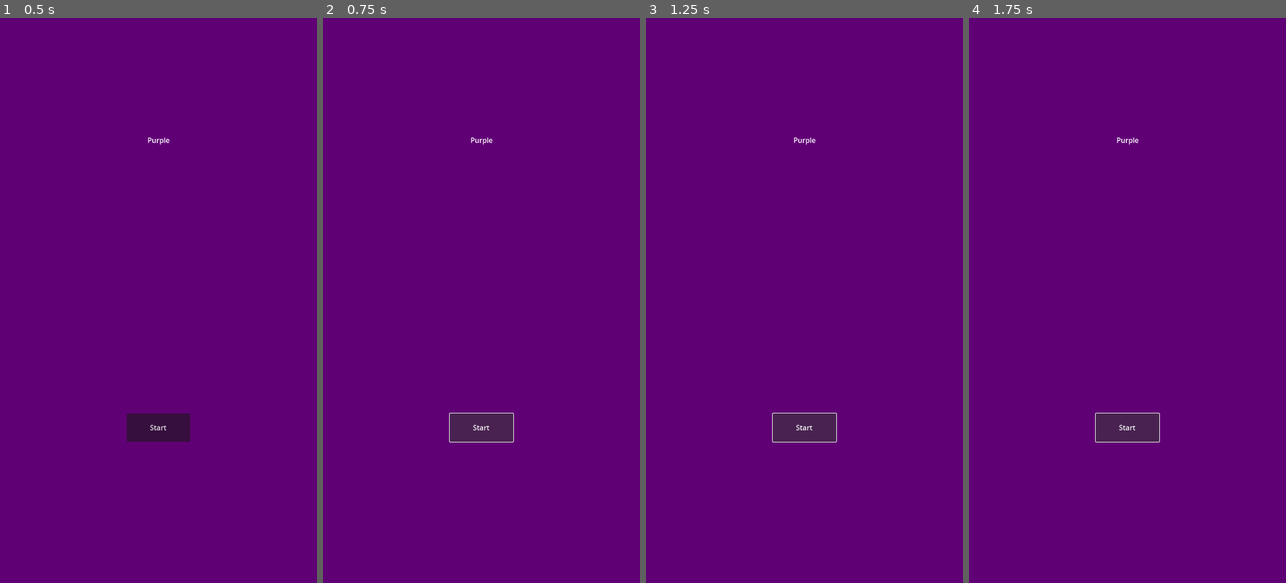
Above: before the commit, frames 1-4 (left to right).
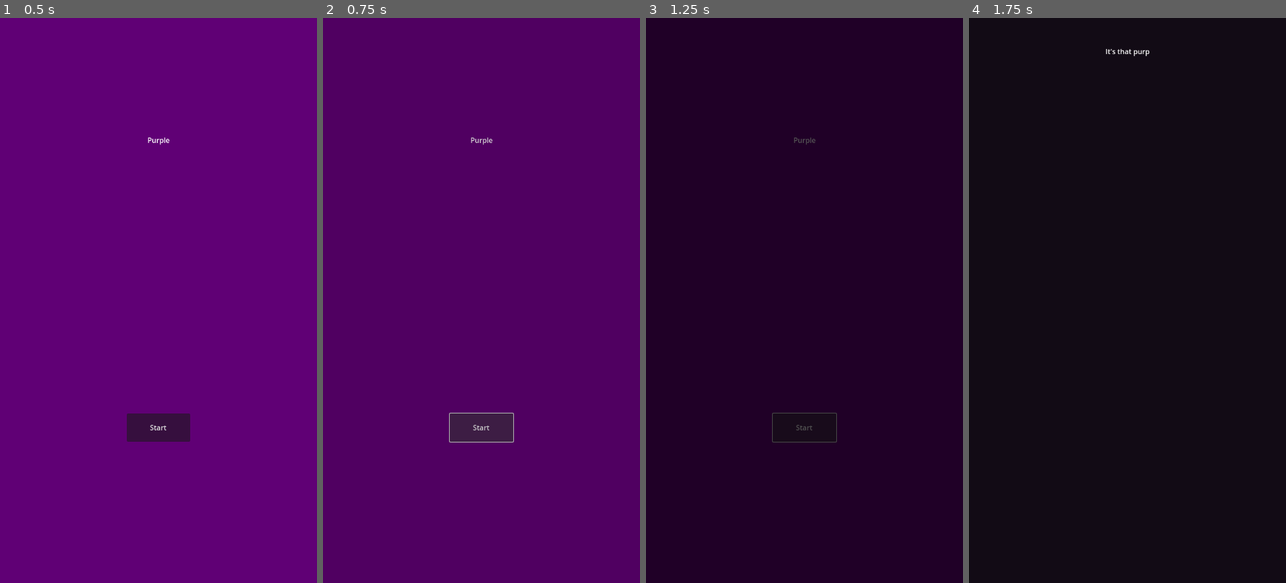
Above: after the commit, the same moments.

Repository: TheFait/purple
Game: Godot game, scene res://scenes/start_screen.tscn
The game is run twice, just before and just after one commit, with the same random seed, the same clock (stepped at 60 frames per second) and the same inputs.
Inputs:
- Up to frame 1 (0.5 s): no input
- Up to frame 2 (0.75 s): click "Start" at 0.5 s
- Up to frame 3 (1.25 s): no input
- Up to frame 4 (1.75 s): click "Start" at 1.25 s

Frame 1 is identical in both runs. In frame 2, 0.1% of the frame differs, in the area x 39-61%, y 21-76%; in frame 3, 100%, in the area x 0-100%, y 0-100%; in frame 4, 100%.

Commit message:
adds game scene with UI, level transition, and fade to black effect

Diff:
--- /dev/null
+++ b/globals/level_transition.gd
@@ -0,0 +1,13 @@
+extends CanvasLayer
+
+func _ready():
+	$ColorRect.modulate = Color("00000000")
+
+func change_scene(target: String) -> void:
+	#$AnimationPlayer.play("fade_to_black")
+
+	# wait for some event to finish first
+	#await $AnimationPlayer.animation_finished
+
+	get_tree().change_scene_to_file(target)
+	$AnimationPlayer.play_backwards("fade_to_black")
--- /dev/null
+++ b/globals/level_transition.tscn
@@ -0,0 +1,40 @@
+[gd_scene load_steps=4 format=3 uid="uid://cdlt5qd4vn408"]
+
+[ext_resource type="Script" path="res://globals/level_transition.gd" id="1_gmqgg"]
+
+[sub_resource type="Animation" id="Animation_wae3a"]
+resource_name = "fade_to_black"
+tracks/0/type = "value"
+tracks/0/imported = false
+tracks/0/enabled = true
+tracks/0/path = NodePath("ColorRect:modulate")
+tracks/0/interp = 1
+tracks/0/loop_wrap = true
+tracks/0/keys = {
+"times": PackedFloat32Array(0, 1),
+"transitions": PackedFloat32Array(1, 1),
+"update": 0,
+"values": [Color(0, 0, 0, 0), Color(0, 0, 0, 1)]
+}
+
+[sub_resource type="AnimationLibrary" id="AnimationLibrary_45n5o"]
+_data = {
+"fade_to_black": SubResource("Animation_wae3a")
+}
+
+[node name="LevelTransition" type="CanvasLayer"]
+script = ExtResource("1_gmqgg")
+
+[node name="ColorRect" type="ColorRect" parent="."]
+modulate = Color(0, 0, 0, 1)
+anchors_preset = 15
+anchor_right = 1.0
+anchor_bottom = 1.0
+grow_horizontal = 2
+grow_vertical = 2
+color = Color(0, 0, 0, 1)
+
+[node name="AnimationPlayer" type="AnimationPlayer" parent="."]
+libraries = {
+"": SubResource("AnimationLibrary_45n5o")
+}
--- a/project.godot
+++ b/project.godot
@@ -15,6 +15,10 @@
 config/features=PackedStringArray("4.2", "Mobile")
 config/icon="res://icon.svg"
 
+[autoload]
+
+LevelTransition="*res://globals/level_transition.tscn"
+
 [display]
 
 window/size/viewport_width=720
--- /dev/null
+++ b/scenes/game.tscn
@@ -0,0 +1,12 @@
+[gd_scene load_steps=3 format=3 uid="uid://bo1rw1i6h1s0j"]
+
+[ext_resource type="Texture2D" uid="uid://d1nxw2sgaliv1" path="res://assets/images/background.jpg" id="1_idh3y"]
+[ext_resource type="PackedScene" uid="uid://btnhr7dywcjjv" path="res://scenes/ui.tscn" id="2_5i0kd"]
+
+[node name="Game" type="Node2D"]
+
+[node name="Background" type="Sprite2D" parent="."]
+position = Vector2(361, 640)
+texture = ExtResource("1_idh3y")
+
+[node name="UI" parent="." instance=ExtResource("2_5i0kd")]
--- /dev/null
+++ b/scenes/start_screen.gd
@@ -0,0 +1,11 @@
+extends CanvasLayer
+
+
+func _ready():
+	$ScreenCover.modulate = "00000000"
+
+
+func _on_button_pressed():
+	$AnimationPlayer.play("fade_to_black")
+	await $AnimationPlayer.animation_finished
+	LevelTransition.change_scene("res://scenes/game.tscn")
--- a/scenes/start_screen.tscn
+++ b/scenes/start_screen.tscn
@@ -1,6 +1,29 @@
-[gd_scene format=3 uid="uid://cw3pf5ddicw66"]
+[gd_scene load_steps=4 format=3 uid="uid://cw3pf5ddicw66"]
+
+[ext_resource type="Script" path="res://scenes/start_screen.gd" id="1_ed7gh"]
+
+[sub_resource type="Animation" id="Animation_xfjfn"]
+resource_name = "fade_to_black"
+tracks/0/type = "value"
+tracks/0/imported = false
+tracks/0/enabled = true
+tracks/0/path = NodePath("ScreenCover:modulate")
+tracks/0/interp = 1
+tracks/0/loop_wrap = true
+tracks/0/keys = {
+"times": PackedFloat32Array(0, 1),
+"transitions": PackedFloat32Array(1, 1),
+"update": 0,
+"values": [Color(0, 0, 0, 0), Color(0, 0, 0, 1)]
+}
+
+[sub_resource type="AnimationLibrary" id="AnimationLibrary_xvcb6"]
+_data = {
+"fade_to_black": SubResource("Animation_xfjfn")
+}
 
 [node name="StartScreen" type="CanvasLayer"]
+script = ExtResource("1_ed7gh")
 
 [node name="Control" type="Control" parent="."]
 layout_mode = 3
@@ -62,3 +85,19 @@
 grow_horizontal = 2
 grow_vertical = 2
 text = "Start"
+
+[node name="AnimationPlayer" type="AnimationPlayer" parent="."]
+libraries = {
+"": SubResource("AnimationLibrary_xvcb6")
+}
+
+[node name="ScreenCover" type="ColorRect" parent="."]
+modulate = Color(0, 0, 0, 1)
+anchors_preset = 15
+anchor_right = 1.0
+anchor_bottom = 1.0
+grow_horizontal = 2
+grow_vertical = 2
+mouse_filter = 2
+
+[connection signal="pressed" from="Control3/Button" to="." method="_on_button_pressed"]
--- /dev/null
+++ b/scenes/ui.tscn
@@ -0,0 +1,15 @@
+[gd_scene format=3 uid="uid://btnhr7dywcjjv"]
+
+[node name="UI" type="CanvasLayer"]
+
+[node name="Label" type="Label" parent="."]
+anchors_preset = -1
+anchor_left = 0.5
+anchor_top = 0.05
+anchor_right = 0.5
+anchor_bottom = 0.05
+offset_left = -50.5
+offset_right = 50.5
+offset_bottom = 23.0
+grow_horizontal = 2
+text = "It's that purp"
Binary file added: assets/images/background.jpg
Not shown, added: assets/images/background.jpg.import
